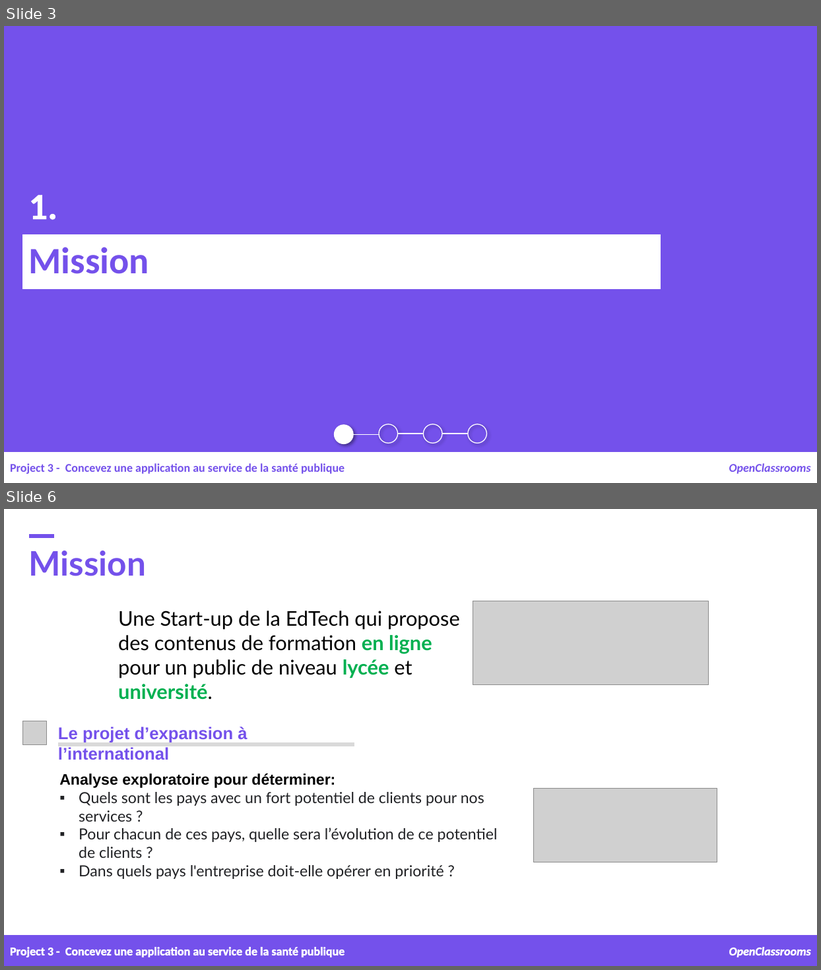
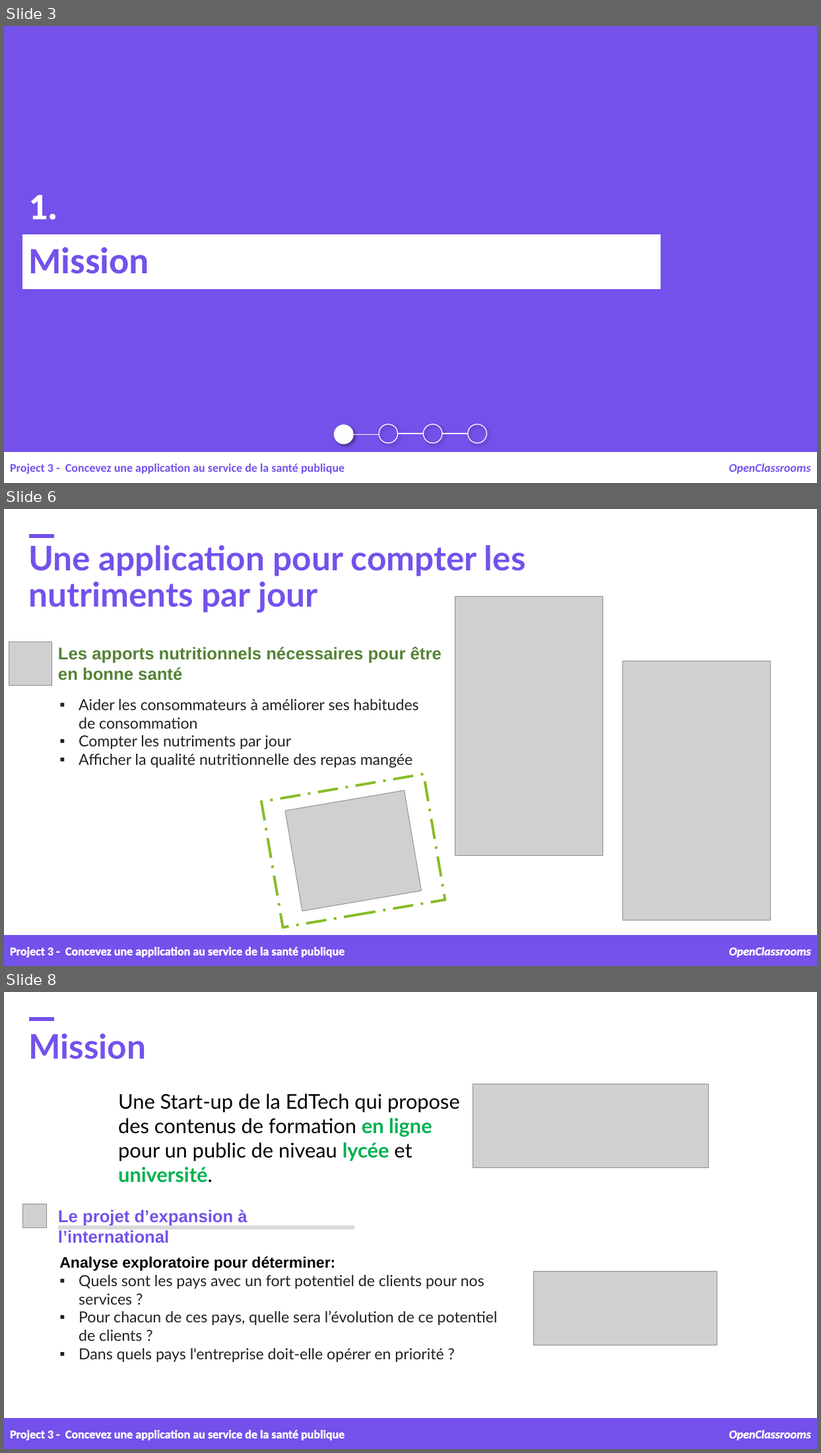
Before and after one commit to samirhinojosa/OC-P3-design-application-public-health, a slide deck: supports/P3_02_presentation.pptx. Shown one above the other, each under a label of ours: slides 3 and 6 before the commit, slides 3, 6 and 8 after it; the slides between them are not shown. The pictures are 821x970 and 821x1453 pixels, drawn with LibreOffice and Linux fonts; fonts in the diff are those of the drawing; grey boxes stand for pictures; background and template pictures are left out. Boxes give left, top, right and bottom in pixels: in the first picture for what was removed or moved away, otherwise in the second. Text is boxed around its words. In the diff, an @@ line names an element or a change of style, - is before the commit and + after.

```diff
--- a/supports/P3_02_presentation.pptx
+++ b/supports/P3_02_presentation.pptx
@@ slide 6 added at (x1=4, y1=509, x2=817, y2=966), background picture (left out) @@
@@ text added at (x1=29, y1=545, x2=526, y2=613), 40 pt, text #7451EB, bold @@
+Une application pour compter les nutriments par jour
@@ rectangle added at (x1=29, y1=534, x2=54, y2=537), fill #7451EB, outline #7451EB 1 pt @@
@@ picture added at (x1=455, y1=596, x2=603, y2=856) @@
@@ picture added at (x1=9, y1=642, x2=52, y2=685) @@
@@ text added at (x1=58, y1=647, x2=442, y2=681), 20 pt, text #548235, bold @@
+Les apports nutritionnels nécessaires pour être en bonne santé
@@ picture added at (x1=622, y1=661, x2=770, y2=921) @@
@@ text added at (x1=79, y1=699, x2=419, y2=768), 18 pt, text #202124 @@
+▪ Aider les consommateurs à améliorer ses habitudes de consommation
+▪ Compter les nutriments par jour
+▪ Afficher la qualité nutritionnelle des repas mangée
@@ rectangle added at (x1=261, y1=774, x2=446, y2=927), outline #86BC26 3 pt dashed @@
@@ picture added at (x1=285, y1=791, x2=422, y2=912) @@
@@ rectangle added at (x1=4, y1=936, x2=817, y2=966), fill #7451EB, outline #7451EB 1 pt @@
@@ text added at (x1=10, y1=947, x2=345, y2=958), 14 pt, text #FFFFFF, bold @@
+Project 3 - Concevez une application au service de la santé publique
@@ text added at (x1=729, y1=947, x2=811, y2=958), 14 pt, text #FFFFFF, bold, italic @@
+OpenClassrooms
@@ what was slide 6 is now slide 8 @@
```
Also in this commit, not shown: 4 slides changed, 1 other slide added, 1 slide removed, 1 other file.
